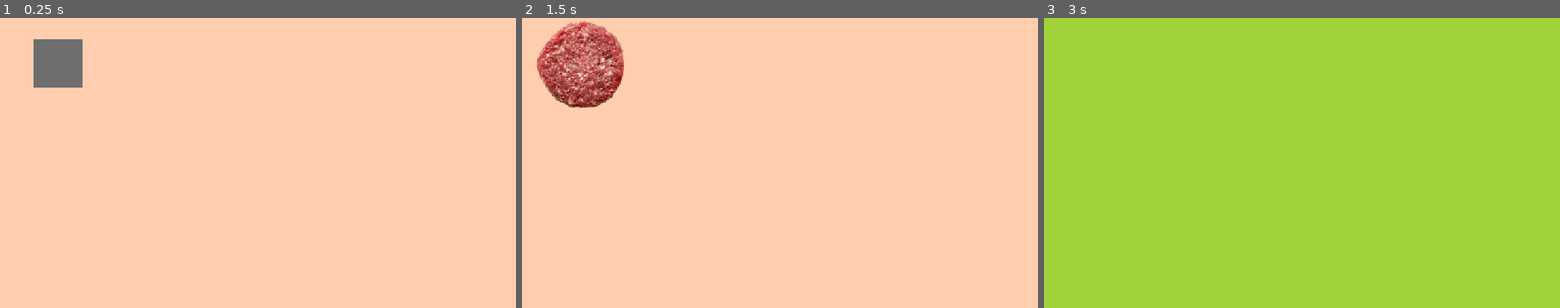
Above: before the commit, frames 1-3 (left to right).
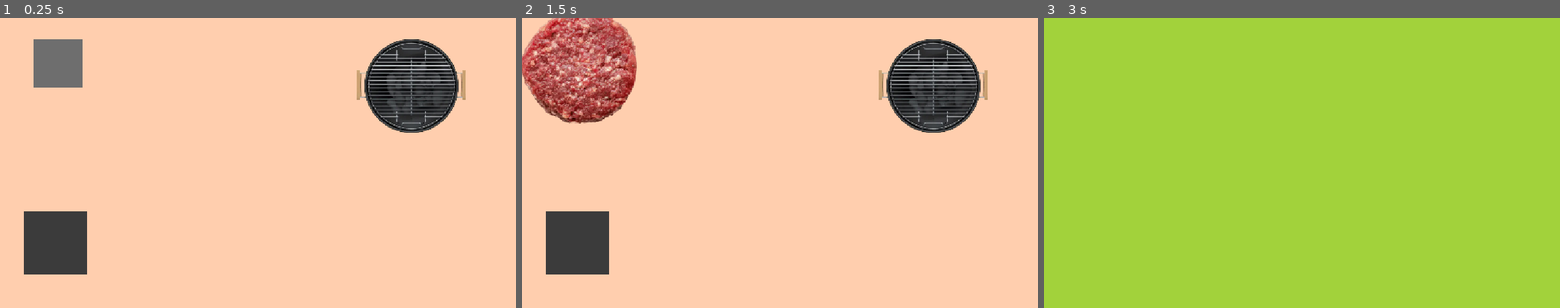
Above: after the commit, the same moments.

Repository: diceysnikey/untitled-kitchen-horror-game
Game: Godot game, scene res://scenes/game.tscn
Same seed, same stepped clock (60 frames per second), same inputs: the game is played once before the commit and once after it.
Inputs (mouse positions are in pixels of both pictures, inside the frame that each line leads up to):
- Up to frame 1 (0.25 s): no input
- Up to frame 2 (1.5 s): tap Enter at 0.5 s; move the mouse to (578, 64) at 0.52 s; press the mouse at (578, 64) at 0.53 s; tap Space at 1.25 s; move the mouse to (583, 64) at 1.27 s; release the mouse at (583, 64) at 1.28 s; click (583, 64) at 1.35 s
- Up to frame 3 (3 s): tap Enter at 2 s; move the mouse to (1353, 99) at 2.02 s; press the mouse at (1353, 99) at 2.03 s; tap S (LookDown) at 2.1 s; tap Space at 2.75 s; move the mouse to (1276, 221) at 2.77 s; release the mouse at (1276, 221) at 2.78 s; tap W (LookUp) at 2.85 s

The runs differ from the first frame. In frame 1, 7.5% of the frame differs, in the area x 4-91%, y 7-89%; in frame 2, 13%, in the area x 0-91%, y 0-89%; in frame 3, nothing differs.

Commit message:
Cook and dispose patties

Diff:
--- a/project.godot
+++ b/project.godot
@@ -15,6 +15,10 @@
 config/features=PackedStringArray("4.5", "GL Compatibility")
 config/icon="res://icon.svg"
 
+[autoload]
+
+Signalbus="*res://scripts/signalbus.gd"
+
 [display]
 
 window/stretch/mode="canvas_items"
@@ -23,6 +27,10 @@
 [editor_plugins]
 
 enabled=PackedStringArray("res://addons/godot_super-wakatime/plugin.cfg")
+
+[global_group]
+
+patty=""
 
 [input]
 
--- /dev/null
+++ b/scenes/patty.tscn
@@ -0,0 +1,53 @@
+[gd_scene load_steps=7 format=3 uid="uid://du4kd4fh2jvl6"]
+
+[ext_resource type="Script" uid="uid://cmmmeu71ll7qf" path="res://scripts/patty.gd" id="1_nuo2h"]
+[ext_resource type="Texture2D" uid="uid://ojfy06uomow6" path="res://textures_and_audios/burntpatty.png" id="2_g3km5"]
+[ext_resource type="Texture2D" uid="uid://w17kjdfas0jt" path="res://textures_and_audios/rawpatty.png" id="2_hydag"]
+[ext_resource type="Texture2D" uid="uid://062w7kuu8ffg" path="res://textures_and_audios/grilledpatty.png" id="3_2jbjd"]
+
+[sub_resource type="SpriteFrames" id="SpriteFrames_piuow"]
+animations = [{
+"frames": [{
+"duration": 1.0,
+"texture": ExtResource("2_g3km5")
+}],
+"loop": true,
+"name": &"burnt",
+"speed": 5.0
+}, {
+"frames": [{
+"duration": 1.0,
+"texture": ExtResource("3_2jbjd")
+}],
+"loop": true,
+"name": &"grilled",
+"speed": 5.0
+}, {
+"frames": [{
+"duration": 1.0,
+"texture": ExtResource("2_hydag")
+}],
+"loop": true,
+"name": &"raw",
+"speed": 5.0
+}]
+
+[sub_resource type="CircleShape2D" id="CircleShape2D_tvbhw"]
+radius = 103.58572
+
+[node name="RawPatty" type="Node2D" groups=["patty"]]
+z_index = 1
+script = ExtResource("1_nuo2h")
+
+[node name="AnimatedSprite2D" type="AnimatedSprite2D" parent="."]
+position = Vector2(-2.9999962, 5.999996)
+scale = Vector2(0.86, 0.86)
+sprite_frames = SubResource("SpriteFrames_piuow")
+animation = &"burnt"
+
+[node name="Area2D" type="Area2D" parent="."]
+priority = 1
+
+[node name="CollisionShape2D" type="CollisionShape2D" parent="Area2D"]
+position = Vector2(3, 4)
+shape = SubResource("CircleShape2D_tvbhw")
--- a/scenes/prep_area.tscn
+++ b/scenes/prep_area.tscn
@@ -1,10 +1,19 @@
-[gd_scene load_steps=4 format=3 uid="uid://coe6l31wg2js5"]
+[gd_scene load_steps=9 format=3 uid="uid://coe6l31wg2js5"]
 
 [ext_resource type="Script" uid="uid://rswvcubdg25u" path="res://scripts/prep_area.gd" id="1_0apxy"]
 [ext_resource type="Script" uid="uid://dxj1li1c88mlg" path="res://scripts/dispenser.gd" id="2_ex38s"]
+[ext_resource type="Script" uid="uid://bin20n7y5s2mc" path="res://scripts/grill.gd" id="3_sy43s"]
+[ext_resource type="Texture2D" uid="uid://c75v5ii127qv7" path="res://textures_and_audios/grill.png" id="4_nkrx8"]
+[ext_resource type="Script" uid="uid://d0kcp83oa6alf" path="res://scripts/bin.gd" id="5_nkrx8"]
 
 [sub_resource type="RectangleShape2D" id="RectangleShape2D_0apxy"]
 size = Vector2(107, 108)
+
+[sub_resource type="CircleShape2D" id="CircleShape2D_r1gi2"]
+radius = 83.0542
+
+[sub_resource type="RectangleShape2D" id="RectangleShape2D_r1gi2"]
+size = Vector2(141, 140)
 
 [node name="PrepArea" type="Node2D"]
 script = ExtResource("1_0apxy")
@@ -47,3 +56,30 @@
 [node name="CollisionShape2D" type="CollisionShape2D" parent="Dispenser"]
 position = Vector2(-439.5, 168)
 shape = SubResource("RectangleShape2D_0apxy")
+
+[node name="Grill" type="Area2D" parent="."]
+script = ExtResource("3_sy43s")
+
+[node name="Sprite2D" type="Sprite2D" parent="Grill"]
+position = Vector2(349, 219)
+scale = Vector2(0.6, 0.6)
+texture = ExtResource("4_nkrx8")
+
+[node name="CollisionShape2D" type="CollisionShape2D" parent="Grill"]
+position = Vector2(350, 220)
+shape = SubResource("CircleShape2D_r1gi2")
+
+[node name="Bin" type="Area2D" parent="."]
+script = ExtResource("5_nkrx8")
+
+[node name="ColorRect" type="ColorRect" parent="Bin"]
+offset_left = -515.0
+offset_top = 499.0
+offset_right = -374.0
+offset_bottom = 640.0
+mouse_filter = 2
+color = Color(0.23031491, 0.23031494, 0.23031494, 1)
+
+[node name="CollisionShape2D" type="CollisionShape2D" parent="Bin"]
+position = Vector2(-444.5, 569)
+shape = SubResource("RectangleShape2D_r1gi2")
--- a/scenes/raw_patty.tscn
+++ /dev/null
@@ -1,23 +0,0 @@
-[gd_scene load_steps=4 format=3 uid="uid://du4kd4fh2jvl6"]
-
-[ext_resource type="Script" uid="uid://cmmmeu71ll7qf" path="res://scripts/raw_patty.gd" id="1_epda4"]
-[ext_resource type="Texture2D" uid="uid://w17kjdfas0jt" path="res://textures_and_audios/rawpatty.png" id="2_a1sdn"]
-
-[sub_resource type="CircleShape2D" id="CircleShape2D_tvbhw"]
-radius = 103.58572
-
-[node name="RawPatty" type="Node2D"]
-z_index = 1
-script = ExtResource("1_epda4")
-
-[node name="Sprite2D" type="Sprite2D" parent="."]
-position = Vector2(1, 4)
-scale = Vector2(0.6457143, 0.6457143)
-texture = ExtResource("2_a1sdn")
-
-[node name="Area2D" type="Area2D" parent="."]
-priority = 1
-
-[node name="CollisionShape2D" type="CollisionShape2D" parent="Area2D"]
-position = Vector2(3, 4)
-shape = SubResource("CircleShape2D_tvbhw")
--- /dev/null
+++ b/scripts/bin.gd
@@ -0,0 +1,14 @@
+extends Area2D
+
+func _patty_entered(area: Area2D) -> void:
+	var patty = area.get_parent()
+	if patty.is_in_group("patty"):
+		Signalbus.patty_entered_bin.emit(patty)
+func _patty_exited(area: Area2D) -> void:
+	var patty = area.get_parent()
+	if patty.is_in_group("patty"):
+		Signalbus.patty_exited_bin.emit(patty)
+
+func _ready() -> void:
+	area_entered.connect(_patty_entered)
+	area_exited.connect(_patty_exited)
--- a/scripts/dispenser.gd
+++ b/scripts/dispenser.gd
@@ -8,9 +8,9 @@
 	mouseInsideDispenser = false
 
 func _spawn_patty() -> void:
-	var rawPattyInstance = preload("res://scenes/raw_patty.tscn").instantiate()
-	get_parent().add_child(rawPattyInstance)
-	rawPattyInstance.position = get_global_mouse_position()
+	var PattyInstance = preload("res://scenes/patty.tscn").instantiate()
+	get_parent().add_child(PattyInstance)
+	PattyInstance.position = get_global_mouse_position()
 
 func _ready() -> void:
 	mouse_entered.connect(_mouse_entered_dispenser)
--- /dev/null
+++ b/scripts/grill.gd
@@ -0,0 +1,14 @@
+extends Area2D
+
+func _start_cooking_patty(area: Area2D) -> void:
+	var patty = area.get_parent()
+	if patty.is_in_group("patty"):
+		Signalbus.start_cooking.emit(patty)
+func _stop_cooking_patty(area: Area2D) -> void:
+	var patty = area.get_parent()
+	if patty.is_in_group("patty"):
+		Signalbus.stop_cooking.emit(patty)
+
+func _ready() -> void:
+	area_entered.connect(_start_cooking_patty)
+	area_exited.connect(_stop_cooking_patty)
--- /dev/null
+++ b/scripts/patty.gd
@@ -0,0 +1,62 @@
+extends Node2D
+
+var mouseInside := false
+var dragging := false
+var distanceOffset := Vector2.ZERO
+var cookedMeter = 0
+var canCook = false
+var canDispose = false
+
+#Input Logic
+func _mouse_entered() -> void:
+	mouseInside = true
+func _mouse_exited() -> void:
+	mouseInside = false
+func _set_distanceOffset() -> void:
+	distanceOffset = position - get_global_mouse_position()
+func _input_logic() -> void:
+	if Input.is_action_just_pressed("Hold") and mouseInside:
+		dragging = true
+		_set_distanceOffset()
+	if Input.is_action_pressed("Hold") and dragging:
+		position = get_global_mouse_position() + distanceOffset
+	if Input.is_action_just_released("Hold"):
+		dragging = false
+
+# Cook Logic
+func _can_cook(patty: Node2D) -> void:
+	if self == patty:
+		canCook = true
+func _cant_cook(patty: Node2D) -> void:
+	if self == patty:
+		canCook = false
+func _cook_logic(delta) -> void:
+	if canCook and not dragging:
+		cookedMeter = clamp(cookedMeter + (5 * delta), 0, 80)
+	if cookedMeter > 50 and cookedMeter < 80:
+		$AnimatedSprite2D.play("grilled")
+	elif cookedMeter == 80:
+		$AnimatedSprite2D.play("burnt")
+
+func _can_dispose(patty: Node2D) -> void:
+	if self == patty:
+		canDispose = true
+func _cant_dispose(patty: Node2D) -> void:
+	if self == patty:
+		canDispose = false
+
+func _ready() -> void:
+	$AnimatedSprite2D.play("raw")
+	$Area2D.mouse_entered.connect(_mouse_entered)
+	$Area2D.mouse_exited.connect(_mouse_exited)
+	Signalbus.start_cooking.connect(_can_cook)
+	Signalbus.stop_cooking.connect(_cant_cook)
+	Signalbus.patty_entered_bin.connect(_can_dispose)
+	Signalbus.patty_exited_bin.connect(_cant_dispose)
+
+func _process(delta: float) -> void:
+	_input_logic()
+	_cook_logic(delta)
+	if canDispose and not dragging:
+		queue_free()
+	print("Cooked: " + str(snapped(cookedMeter, 0.01)))
--- a/scripts/raw_patty.gd
+++ /dev/null
@@ -1,29 +0,0 @@
-extends Node2D
-
-var mouseInside := false
-var dragging := false
-var distanceOffset := Vector2.ZERO
-
-func _mouse_entered() -> void:
-	print("entered")
-	mouseInside = true
-func _mouse_exited() -> void:
-	print("Exited")
-	mouseInside = false
-func _set_distanceOffset() -> void:
-	distanceOffset = position - get_global_mouse_position()
-func _input_logic() -> void:
-	if Input.is_action_just_pressed("Hold") and mouseInside:
-		dragging = true
-		_set_distanceOffset()
-	if Input.is_action_pressed("Hold") and dragging:
-		position = get_global_mouse_position() + distanceOffset
-	if Input.is_action_just_released("Hold"):
-		dragging = false
-
-func _ready() -> void:
-	$Area2D.mouse_entered.connect(_mouse_entered)
-	$Area2D.mouse_exited.connect(_mouse_exited)
-
-func _process(_delta: float) -> void:
-	_input_logic()
--- /dev/null
+++ b/scripts/signalbus.gd
@@ -0,0 +1,7 @@
+extends Node
+@warning_ignore_start("unused_signal")
+
+signal start_cooking(patty)
+signal stop_cooking(patty)
+signal patty_entered_bin(patty)
+signal patty_exited_bin(patty)
Not shown, added: scripts/bin.gd.uid
Not shown, added: scripts/grill.gd.uid
Renamed: scripts/raw_patty.gd.uid -> scripts/patty.gd.uid
Not shown, added: scripts/signalbus.gd.uid
